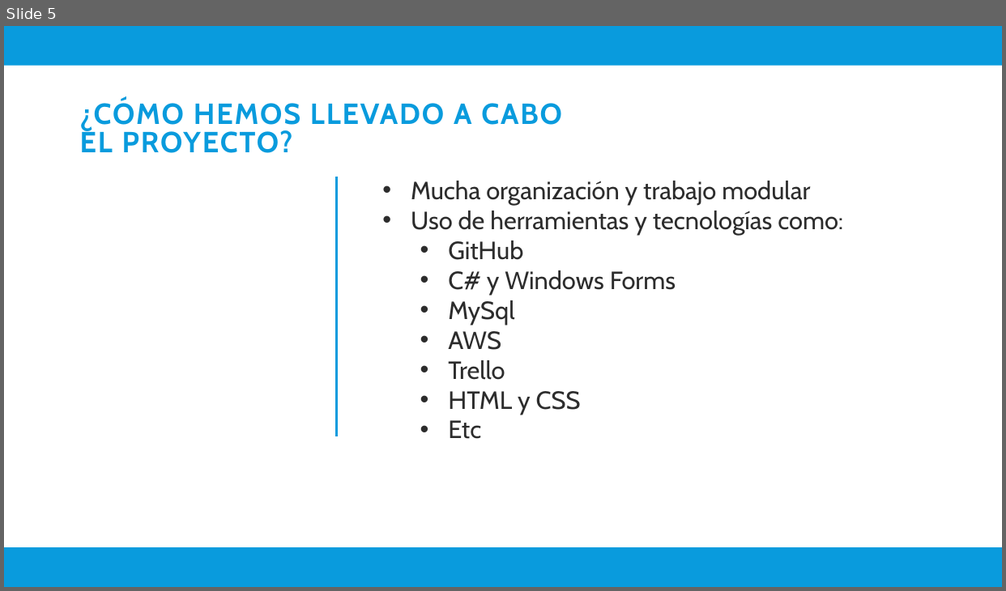
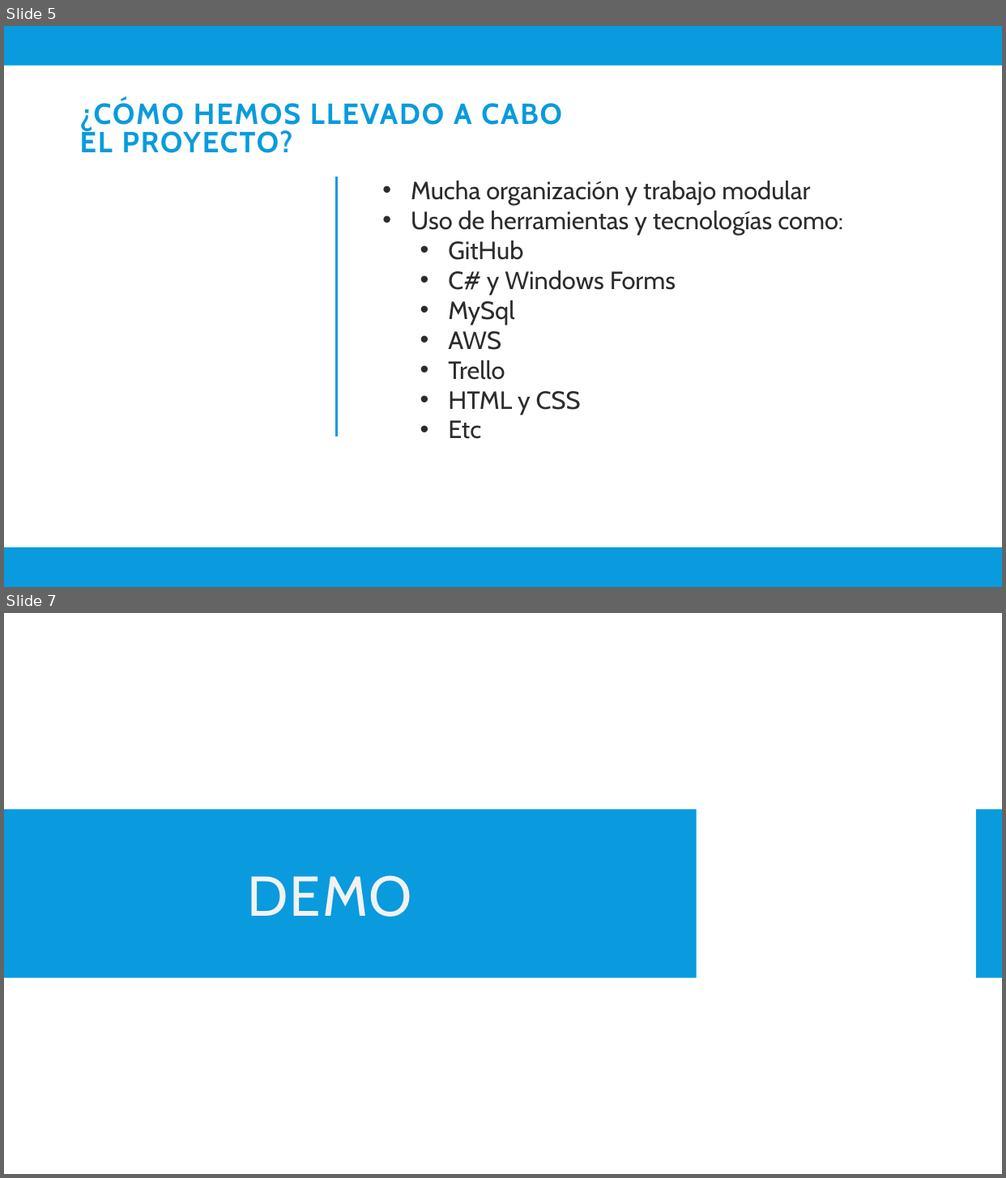
Before and after one commit to Joolmo/ProyectoIntegrado, a slide deck: Informe y PWP del Proyecto/Presentacion Proyecto.pptx. Shown one above the other, each under a label of ours: slide 5 before the commit, slides 5 and 7 after it; the slides between them are not shown. The pictures are 1006x591 and 1006x1178 pixels, drawn with LibreOffice and Linux fonts; fonts in the diff are those of the drawing. Boxes give left, top, right and bottom in pixels: in the first picture for what was removed or moved away, otherwise in the second. Text is boxed around its words. In the diff, an @@ line names an element or a change of style, - is before the commit and + after.

```diff
--- a/Informe y PWP del Proyecto/Presentacion Proyecto.pptx
+++ b/Informe y PWP del Proyecto/Presentacion Proyecto.pptx
@@ slide 7 added at box(4, 613, 1002, 1174), background #FFFFFF @@
@@ rectangle added at box(4, 628, 1002, 762), fill #2C2C2C @@
@@ rectangle added at box(4, 613, 1002, 1174), fill #FFFFFF @@
@@ rectangle added at box(4, 781, 1002, 931), fill #2C2C2C @@
@@ rectangle added at box(4, 809, 697, 977), fill #099BDD @@
@@ rectangle added at box(977, 809, 1002, 977), fill #099BDD @@
@@ title added at box(248, 875, 412, 917), 54 pt, text #F2F2F2 @@
+DEMO
```
Also in this commit, not shown: 2 other slides added.
